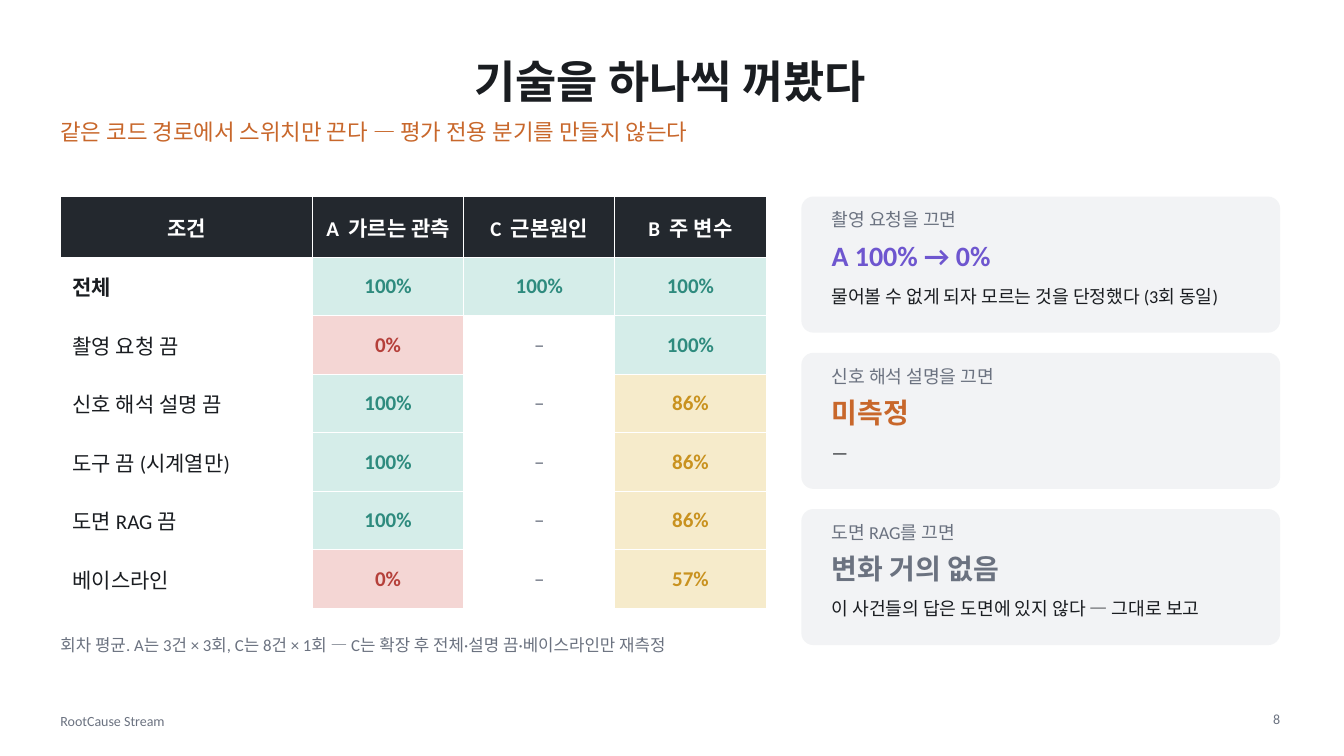
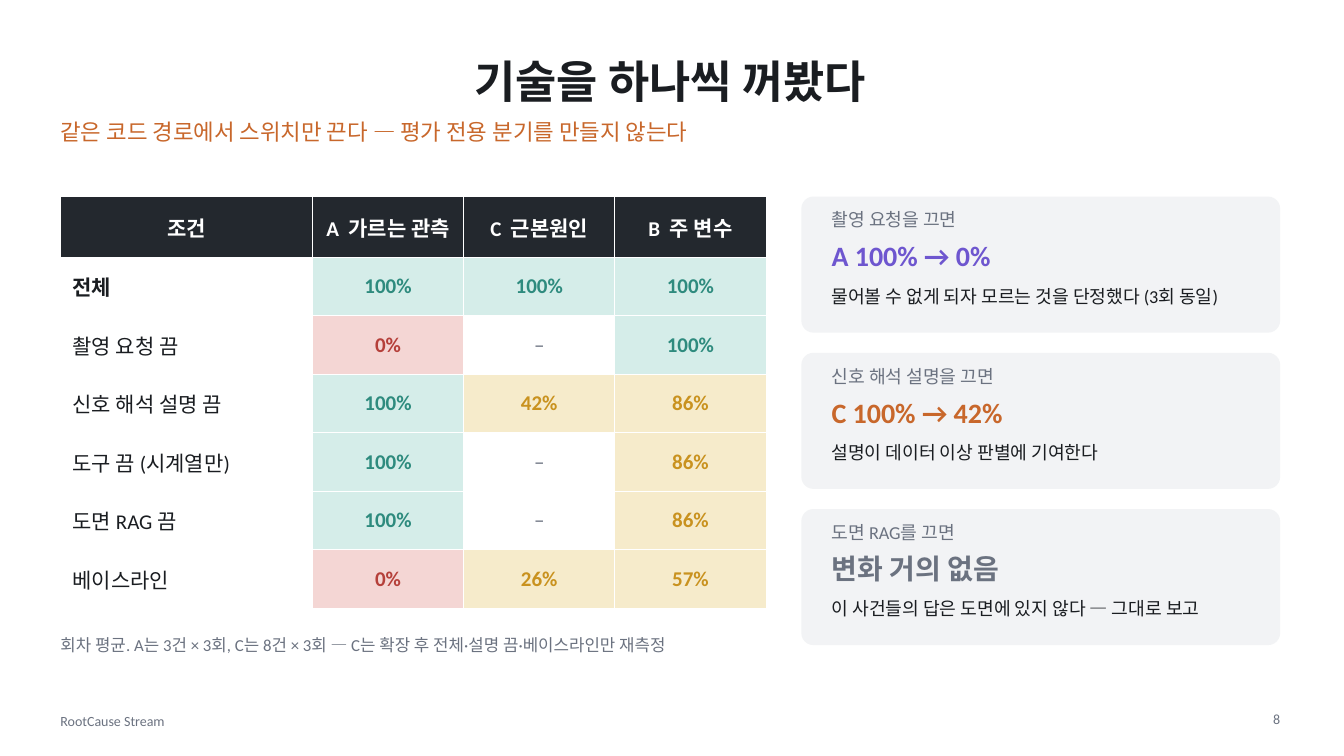
Before and after one commit to dlwogud/rootcause-stream, a slide deck: slide 8 of deck/RootCause_Stream_발표자료.pptx. Drawn at 1344x756 pixels with LibreOffice and Linux fonts; fonts in the diff are those of the drawing. Boxes give left, top, right and bottom in pixels: in the first picture for what was removed or moved away, otherwise in the second. Text is boxed around its words. In the diff, an @@ line names an element or a change of style, - is before the commit and + after.

```diff
--- a/deck/RootCause_Stream_발표자료.pptx
+++ b/deck/RootCause_Stream_발표자료.pptx
@@ table at <box>60,197,766,594</box> @@
-row 4, column 3: –
+row 4, column 3: 42%
-row 7, column 3: –
+row 7, column 3: 26%
@@ fill none to #F6EBCB in 2 cells @@
@@ text at <box>832,403,1003,424</box>: text changed @@
-미측정
+C 100% → 42%
@@ text at <box>832,444,1099,461</box>: text changed @@
-—
+설명이 데이터 이상 판별에 기여한다
@@ text at <box>60,637,665,653</box>: text changed @@
-회차 평균. A는 3건 × 3회, C는 8건 × 1회 — C는 확장 후 전체·설명 끔·베이스라인만 재측정
+회차 평균. A는 3건 × 3회, C는 8건 × 3회 — C는 확장 후 전체·설명 끔·베이스라인만 재측정
```
Also in this commit, not shown: 4 other slides changed, 6 other files.
